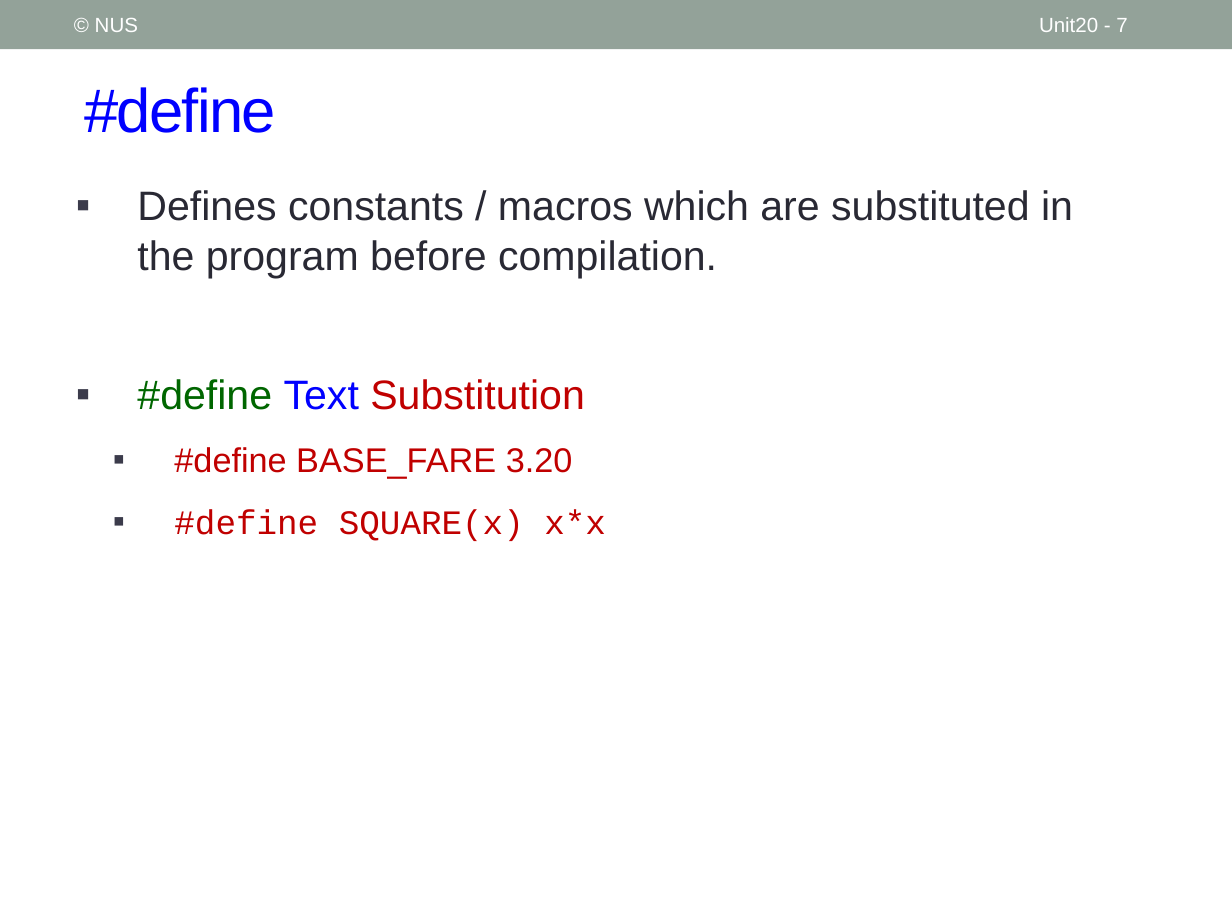
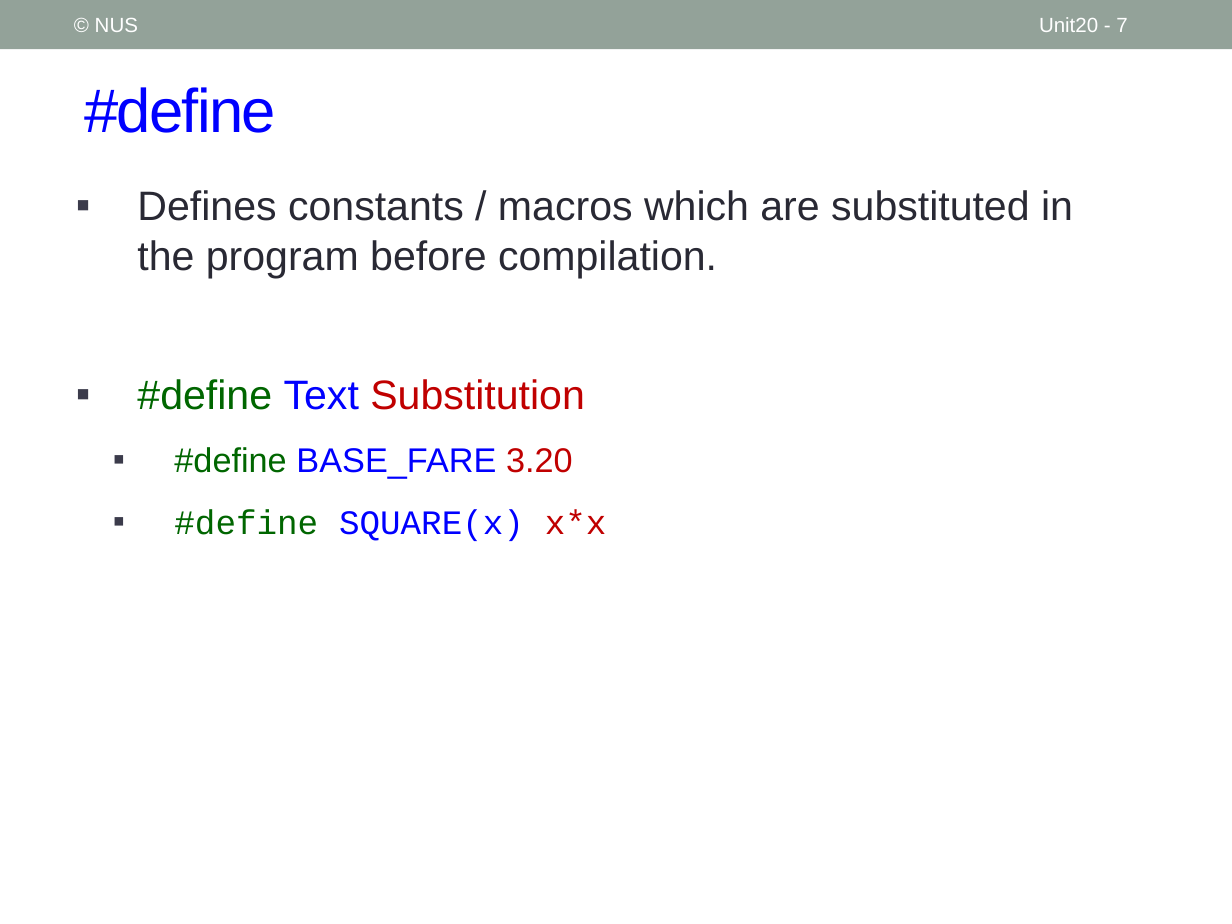
Before and after one commit to nus-cs1010-2021-s2/website, a slide deck: slide 7 of slides/Unit20_C Preprocessing.pptx. Drawn at 1232x924 pixels with LibreOffice and Linux fonts; fonts in the diff are those of the drawing. Boxes give left, top, right and bottom in pixels: in the first picture for what was removed or moved away, otherwise in the second. Text is boxed around its words. In the diff, an @@ line names an element or a change of style, - is before the commit and + after.

```diff
--- a/slides/Unit20_C Preprocessing.pptx
+++ b/slides/Unit20_C Preprocessing.pptx
@@ text at (x1=174, y1=447, x2=607, y2=541): text colour #C00000 to #006600 in "#define", "#define"; text colour #C00000 to #0000FF in "BASE_FARE", "SQUARE(x)" @@
```
Also in this commit, not shown: 5 other files.
